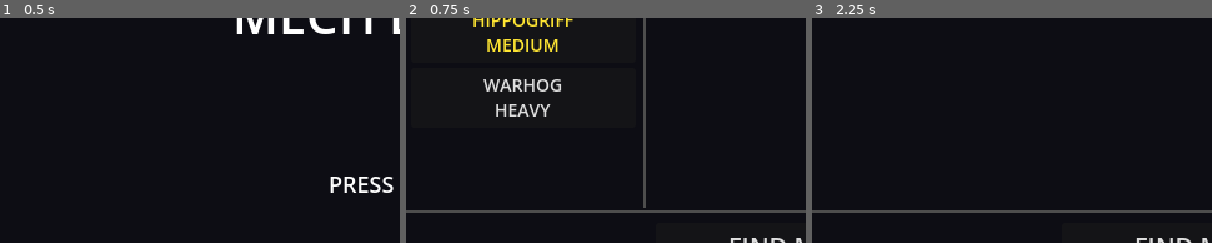
Above: before the commit, frames 1-3 (left to right).
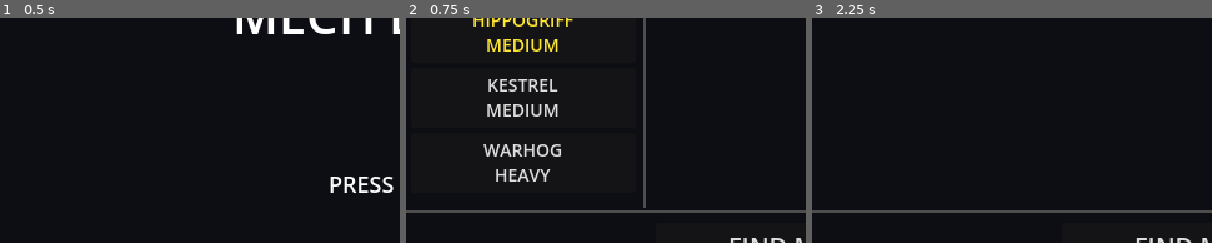
Above: after the commit, the same moments.

Repository: jonathandaley/Hardpoint
Game: Godot game, scene res://scenes/ui/TitleScreen.tscn
Two runs of this game, one before a commit and one after it. Both use one fixed random seed, a clock stepped at 60 frames per second and the inputs below.
Inputs (mouse positions are % of the whole screen's width and height, from its top left):
- Up to frame 1 (0.5 s): no input
- Up to frame 2 (0.75 s): tap Enter (ui_accept) at 0.5 s; move the mouse to (72, 45) at 0.52 s; hold D (move_right) from 0.53 s (still down); hold Enter (ui_accept) from 0.53 s (still down)
- Up to frame 3 (2.25 s): release D (move_right) at 1.25 s; release Enter (ui_accept) at 1.25 s; click "MECH" at 1.25 s; click "PILOT" at 2 s
The pictures show only the part of the screen within x 0-50%, y 42-92%; the shares and areas given below are measured in that part.

Frame 1 is identical in both runs. In frame 2, 2.7% of the frame differs, in the area x 19-39%, y 27-73%; in frame 3, nothing differs.

Commit message:
Add Kestrel mech (Medium, 300 HP)
Copy of Hippogriff stats at reduced health; placeholder for energy shield.

Co-Authored-By: Claude Sonnet 4.6 <noreply@anthropic.com>

Diff:
--- /dev/null
+++ b/resources/mechs/Kestrel.tres
@@ -0,0 +1,15 @@
+[gd_resource type="Resource" script_class="MechDef" load_steps=3 format=3]
+
+[ext_resource type="Script" path="res://scripts/MechDef.gd" id="1"]
+[ext_resource type="PackedScene" path="res://scenes/mech/Mech.tscn" id="2"]
+
+[resource]
+script = ExtResource("1")
+display_name = "Kestrel"
+class_tag = "Medium"
+max_health = 300.0
+walk_speed = 3.15
+has_shields = false
+turn_acceleration = 8.4
+leg_rotation_speed = 15.0
+scene = ExtResource("2")
--- a/scripts/Hangar.gd
+++ b/scripts/Hangar.gd
@@ -3,6 +3,7 @@
 const ROSTER: Array = [
 	"res://resources/mechs/Lynx.tres",
 	"res://resources/mechs/Hippogriff.tres",
+	"res://resources/mechs/Kestrel.tres",
 	"res://resources/mechs/Warhog.tres",
 ]
 
